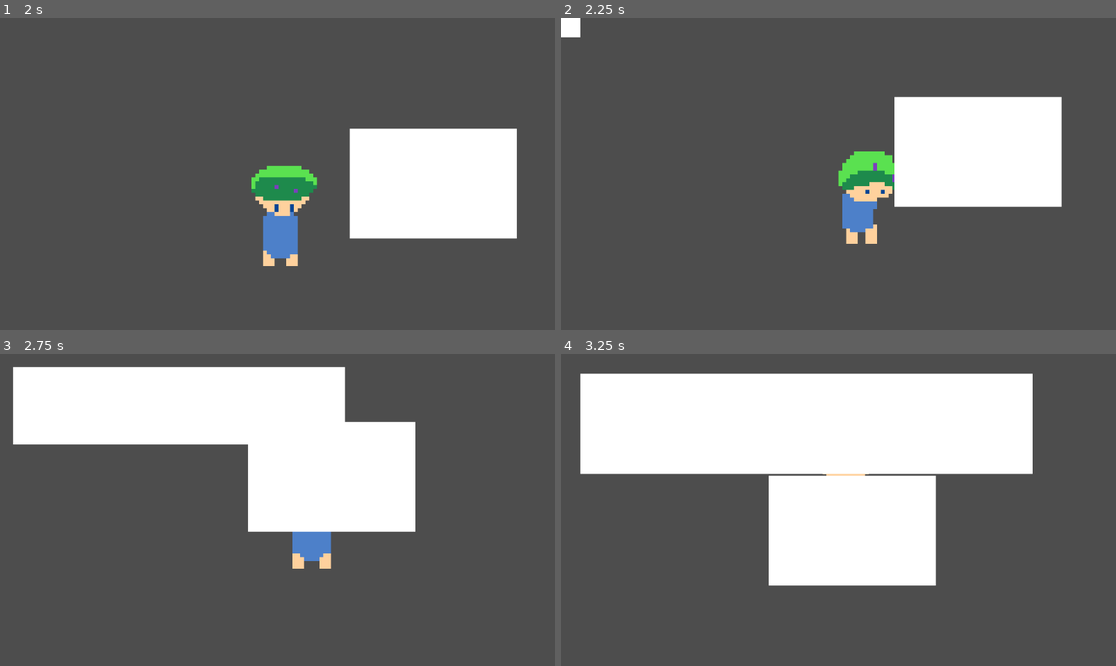
Above: before the commit, frames 1-4 (two rows, left to right).
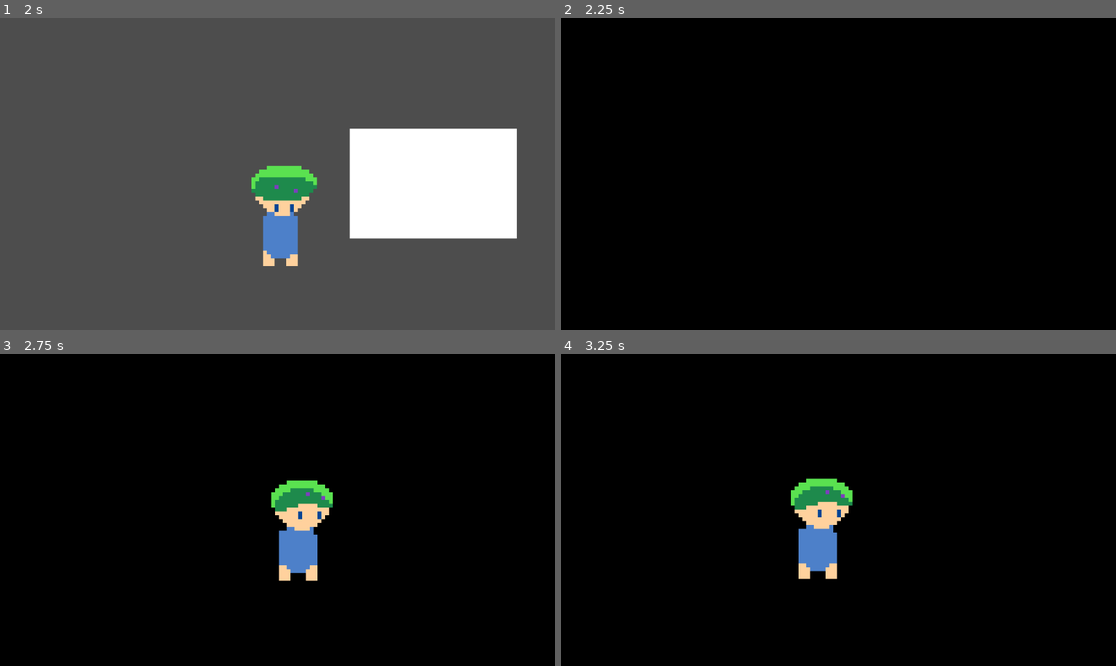
Above: after the commit, the same moments.

Repository: etherware-novice/timejam
Game: Godot game, scene res://scenes/overworld_1.tscn
Two runs of this game, one before a commit and one after it. Both use one fixed random seed, a clock stepped at 60 frames per second and the inputs below. The project has no main scene, so this scene is started directly. The engine's default icon, where the game draws it, is replaced by a stand-in: a white triangle on a blue panel in a dark square.
Inputs (mouse positions are in pixels of both pictures, inside the frame that each line leads up to):
- Up to frame 1 (2 s): tap Enter (ui_accept) at 0.5, 0.77, 1.52 s; move the mouse to (399, 158) at 0.52 s; hold Right (ui_right) 0.53-1.28 s; click (399, 158) at 0.67 s; move the mouse to (166, 189) at 1.27 s; hold Down (ui_down) from 1.28 s (still down)
- Up to frame 2 (2.25 s): move the mouse to (894, 105) at 2.02 s; release Down (ui_down) at 2.03 s; hold Right (ui_right) from 2.03 s (still down)
- Up to frame 3 (2.75 s): keep holding Right (ui_right)
- Up to frame 4 (3.25 s): move the mouse to (810, 572) at 2.77 s; release Right (ui_right) at 2.78 s; hold Up (ui_up) from 2.78 s (still down); click (810, 572) at 2.92 s; tap Enter (ui_accept) at 3.02 s

Frame 1 is identical in both runs. In frame 2, 100% of the frame differs, in the area x 0-100%, y 0-100%; in frame 3, 100%; in frame 4, 100%.

Commit message:
seperated dialog and encounter trigger,fixed some enemy issues

Diff:
--- a/char/baseEnemy.gd
+++ b/char/baseEnemy.gd
@@ -16,7 +16,7 @@
 func roundStart():
 	if hp == null:
 		hp = maxHp
-	$AnimatedSprite2D.animation_finished.connect(func(): $AnimatedSprite2D.play("idle"))
+	$AnimatedSprite2D.animation_finished.connect(returnToIdle)
 
 func doAttack(player):
 	await get_tree().create_timer(2)
@@ -44,3 +44,7 @@
 	if spr:
 		$AnimatedSprite2D.play("die")
 		$AnimatedSprite2D.animation_finished.connect(func(): $AnimatedSprite2D.play("dieLoop"))
+
+func returnToIdle():
+	if hp > 0:
+		$AnimatedSprite2D.play("idle")
--- a/project.godot
+++ b/project.godot
@@ -19,6 +19,13 @@
 constants="*res://scripts/constants.gd"
 player="*res://char/player.gd"
 
+[editor]
+
+movie_writer/mix_rate=40000
+movie_writer/speaker_mode=1
+movie_writer/mjpeg_quality=0.6
+movie_writer/movie_file="/tmp/godotexport.avi"
+
 [rendering]
 
 renderer/rendering_method="gl_compatibility"
--- a/scenes/overworld_1.tscn
+++ b/scenes/overworld_1.tscn
@@ -1,8 +1,9 @@
-[gd_scene load_steps=29 format=3 uid="uid://dmn6cyc2d7qxi"]
+[gd_scene load_steps=30 format=3 uid="uid://dmn6cyc2d7qxi"]
 
 [ext_resource type="Script" path="res://scripts/playerOverworld.gd" id="1_hrtfj"]
 [ext_resource type="Texture2D" uid="uid://dx0i6anom54lb" path="res://art/playerWalk.png" id="1_rasik"]
 [ext_resource type="Script" path="res://scripts/encounterChance.gd" id="3_dmc68"]
+[ext_resource type="Script" path="res://scripts/dialogTriigger.gd" id="4_uswy2"]
 
 [sub_resource type="AtlasTexture" id="AtlasTexture_xg0wa"]
 atlas = ExtResource("1_rasik")
@@ -219,6 +220,9 @@
 position = Vector2(455, 201)
 disable_mode = 1
 script = ExtResource("3_dmc68")
+possibleSpawn = {
+3: 1
+}
 startChance = 0.1
 metadata/_edit_group_ = true
 
@@ -232,25 +236,21 @@
 position = Vector2(170, 31)
 shape = SubResource("RectangleShape2D_2poqj")
 
-[node name="encounterChance2" type="Area2D" parent="."]
+[node name="dialogTriigger" type="Area2D" parent="."]
 position = Vector2(-670, 188)
 disable_mode = 1
-script = ExtResource("3_dmc68")
-possibleSpawn = {
-2: 1
-}
-startChance = 0.1
+script = ExtResource("4_uswy2")
 metadata/_edit_group_ = true
 
-[node name="ColorRect" type="ColorRect" parent="encounterChance2"]
+[node name="ColorRect" type="ColorRect" parent="dialogTriigger"]
 offset_left = -7.0
 offset_top = -86.0
 offset_right = 340.0
 offset_bottom = 142.0
 
-[node name="CollisionShape2D" type="CollisionShape2D" parent="encounterChance2"]
+[node name="CollisionShape2D" type="CollisionShape2D" parent="dialogTriigger"]
 position = Vector2(170, 31)
 shape = SubResource("RectangleShape2D_2poqj")
 
 [connection signal="area_entered" from="encounterChance" to="encounterChance" method="_on_area_entered"]
-[connection signal="area_entered" from="encounterChance2" to="encounterChance2" method="_on_area_entered"]
+[connection signal="area_entered" from="dialogTriigger" to="dialogTriigger" method="_on_area_entered"]
--- /dev/null
+++ b/scripts/dialogTriigger.gd
@@ -0,0 +1,19 @@
+extends Area2D
+
+@export var dialogLoaded : int = 0
+var active
+
+func _ready():
+	active = false
+	get_tree().create_timer(2).timeout.connect(func(): active = true)
+
+# Called every frame. 'delta' is the elapsed time since the previous frame.
+func _process(delta):
+	pass
+
+
+func _on_area_entered(area):
+	if not active:
+		return
+	if area.name == "player":
+		constants.loadDialog(0)
--- a/scripts/encounterChance.gd
+++ b/scripts/encounterChance.gd
@@ -15,9 +15,6 @@
 
 
 func _on_area_entered(area):
-	constants.loadDialog(0)
-	return
-
 	if not active:
 		return
 	if area.name == "player":
